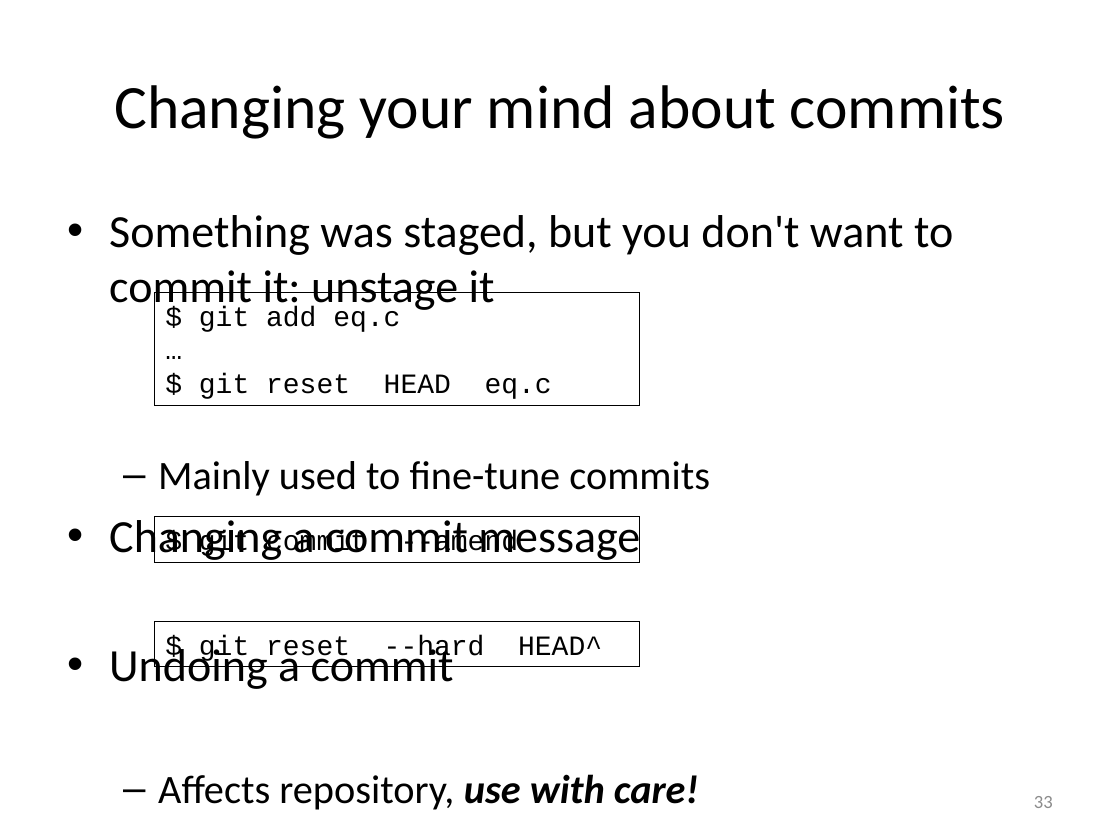
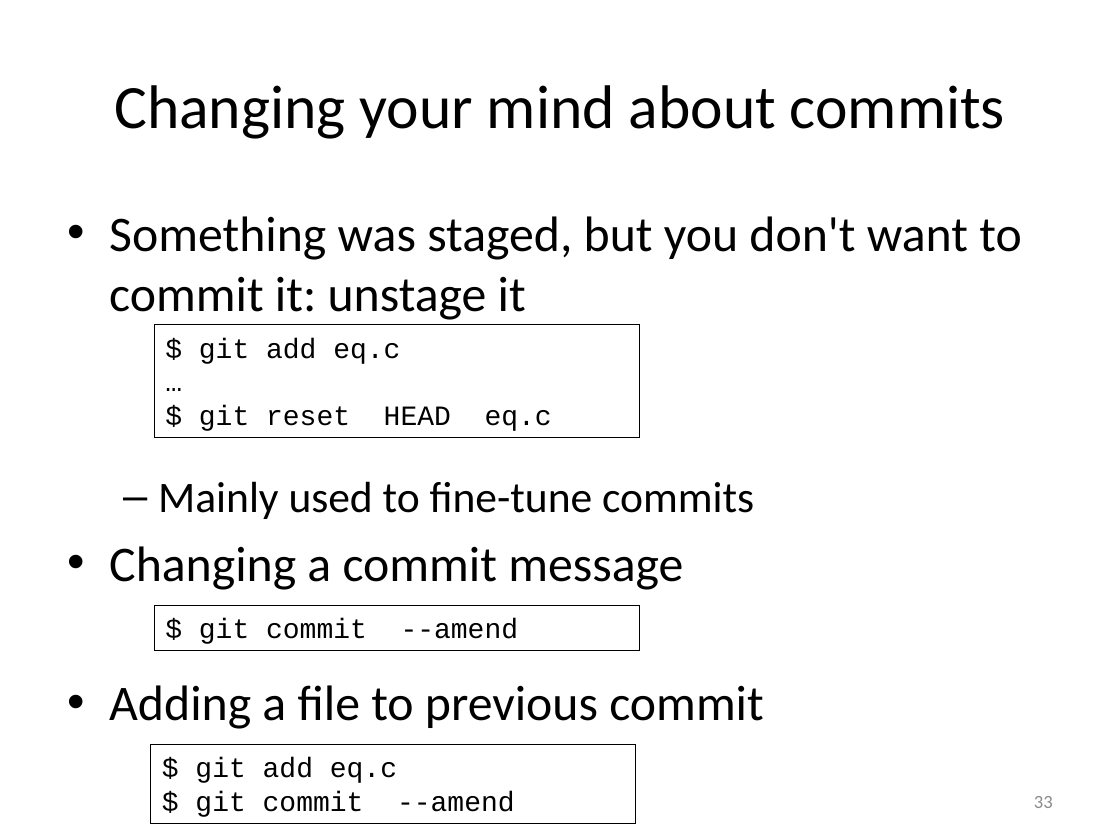
Before and after one commit to gjbex/training-material, a slide deck: slide 33 of LinuxTools/VersionControl/version_control_git.pptx. Drawn at 1120x840 pixels with LibreOffice and Linux fonts; fonts in the diff are those of the drawing. Boxes give left, top, right and bottom in pixels: in the first picture for what was removed or moved away, otherwise in the second. Text is boxed around its words. In the diff, an @@ line names an element or a change of style, - is before the commit and + after.

Commit message:
Add slide on modifying commits

```diff
--- a/LinuxTools/VersionControl/version_control_git.pptx
+++ b/LinuxTools/VersionControl/version_control_git.pptx
@@ text at [109, 216, 1021, 590]: size 29.6 to 32 pt in "Something was staged, but you don't want ...", "Changing a commit message"; size 25.9 to 28 pt in "Mainly used to fine-tune commits" @@
@@ rectangle "$ git add eq.c": place and size @@
-rectangle "$ git add eq.c" at [155, 292, 640, 405]
+rectangle "$ git add eq.c" at [155, 325, 640, 438]
@@ rectangle "$ git commit --amend": place and size @@
-rectangle "$ git commit --amend" at [155, 517, 640, 562]
+rectangle "$ git commit --amend" at [155, 605, 640, 650]
@@ rectangle removed at [155, 622, 640, 666] @@
-$ git reset --hard HEAD^
@@ text at [109, 685, 763, 729]: text changed; size 25.9 to 32 pt @@
-• Undoing a commit
-  – Affects repository, use with care!
+• Adding a file to previous commit
@@ rectangle added at [151, 744, 636, 823], outline #000000 0.75 pt, 18 pt, text #000000 @@
+$ git add eq.c
+$ git commit --amend
```
Also in this commit, not shown: 1 slide added.
